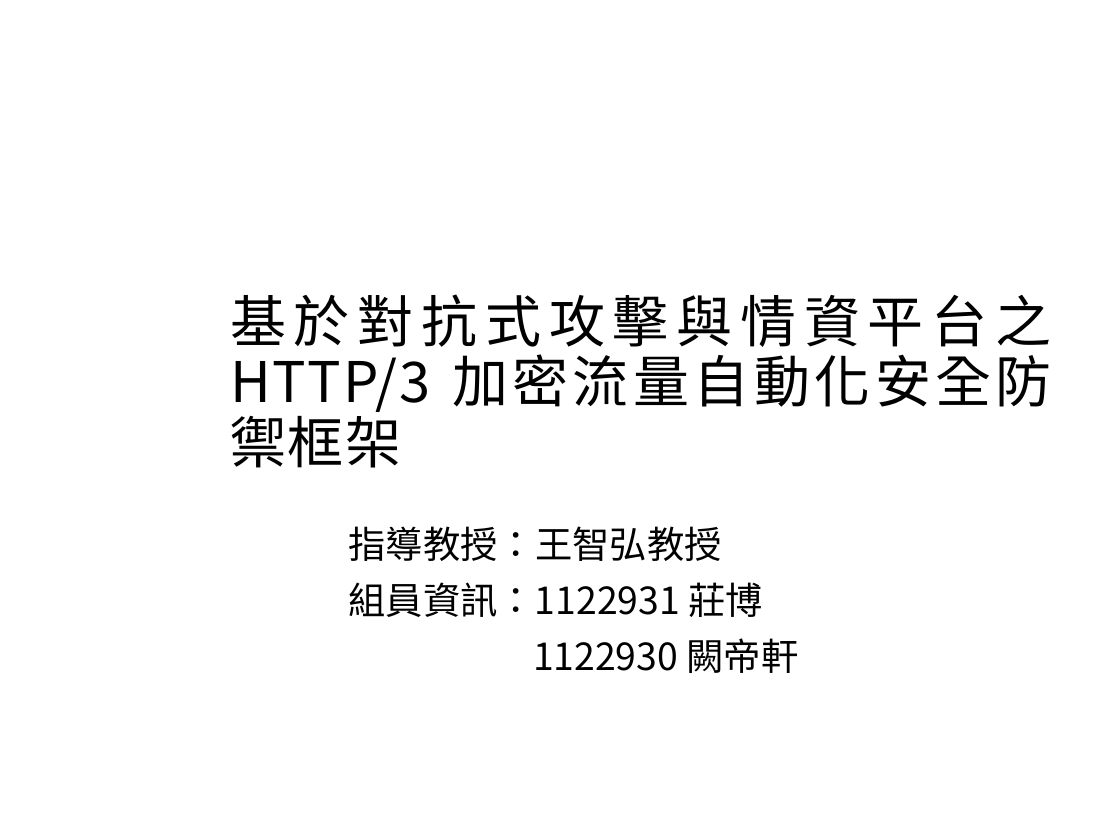
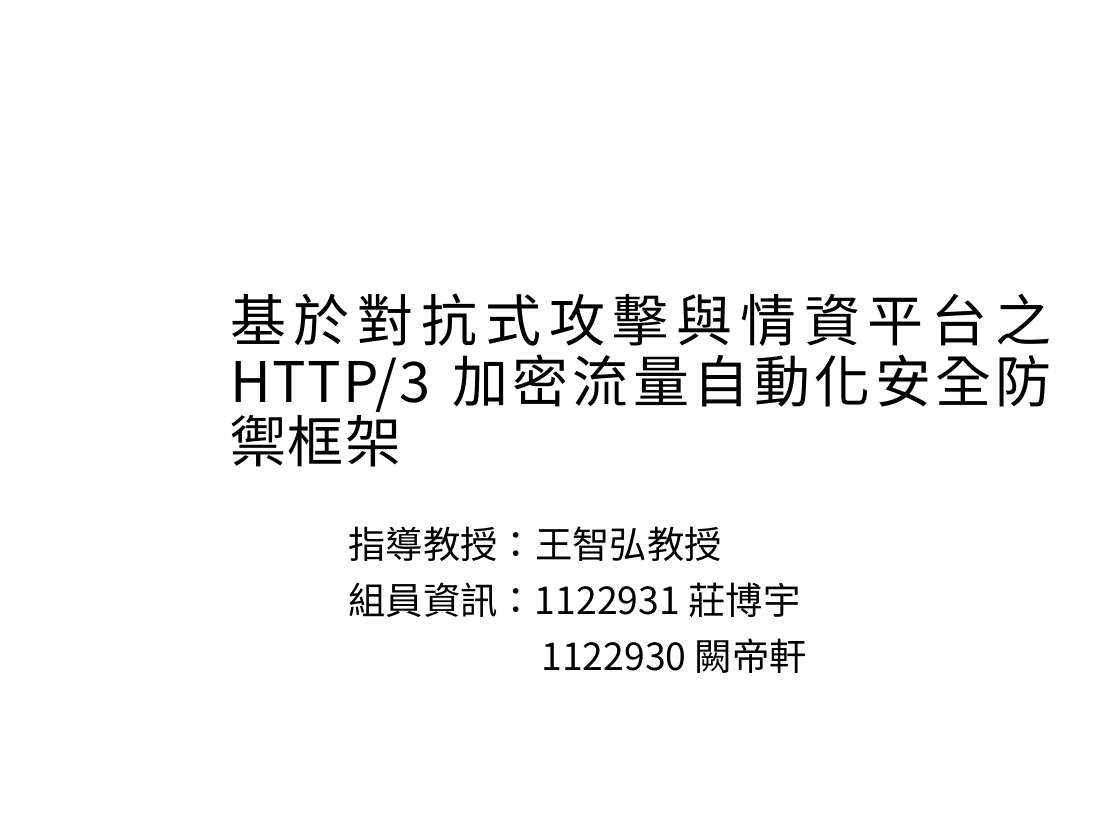
Before and after one commit to alanchuang111/graduation_project, a slide deck: slide 1 of 報告/114下期中報告.pptx. Drawn at 1120x840 pixels with LibreOffice and Linux fonts; fonts in the diff are those of the drawing; background and template pictures are left out. Boxes give left, top, right and bottom in pixels: in the first picture for what was removed or moved away, otherwise in the second. Text is boxed around its words. In the diff, an @@ line names an element or a change of style, - is before the commit and + after.

```diff
--- a/報告/114下期中報告.pptx
+++ b/報告/114下期中報告.pptx
@@ text at bbox=[348, 582, 800, 617]: text changed @@
-組員資訊：1122931 莊博
+組員資訊：1122931 莊博宇
```
Also in this commit, not shown: 11 other slides changed.
